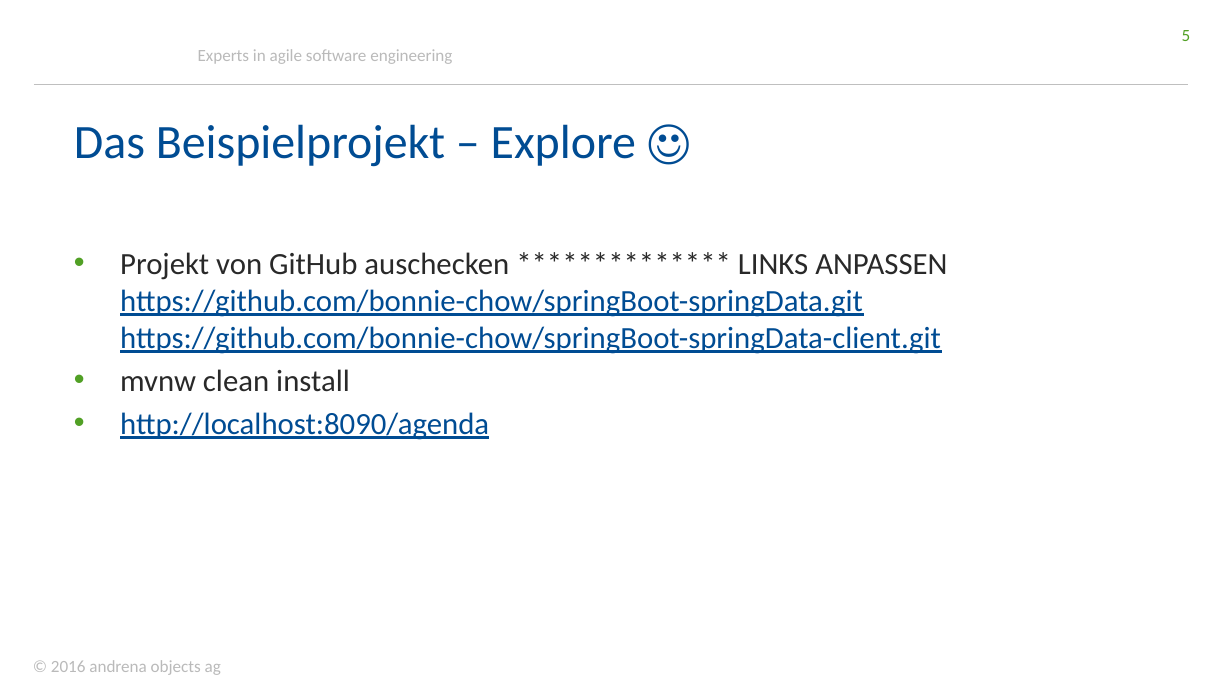
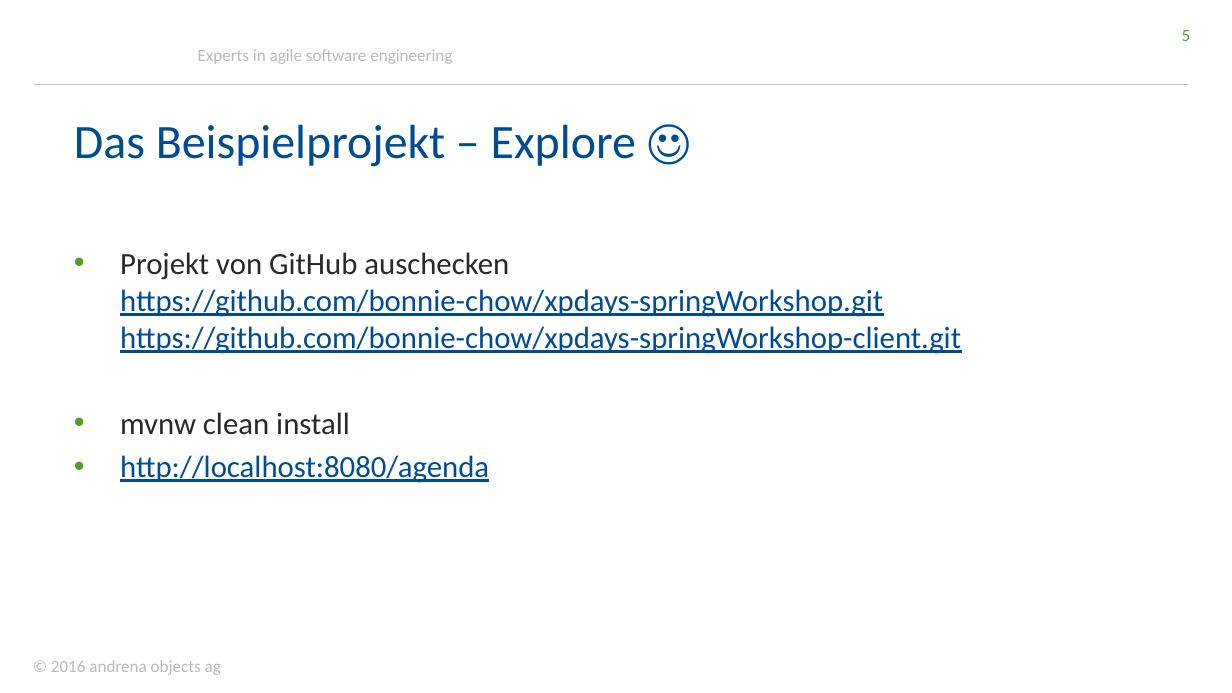
Before and after one commit to stklqt/oop-springboot-springdata-server, a slide deck: slide 5 of slidesXPDays.pptx. Drawn at 1232x693 pixels with LibreOffice and Linux fonts; fonts in the diff are those of the drawing; background and template pictures are left out. Boxes give left, top, right and bottom in pixels: in the first picture for what was removed or moved away, otherwise in the second. Text is boxed around its words. In the diff, an @@ line names an element or a change of style, - is before the commit and + after.

Commit message:
slides for xpdays

```diff
--- a/slidesXPDays.pptx
+++ b/slidesXPDays.pptx
@@ text at (120, 252, 961, 354): text changed @@
-• Projekt von GitHub auschecken ************** LINKS ANPASSEN
-  https://github.com/bonnie-chow/springBoot-springData.git
-  https://github.com/bonnie-chow/springBoot-springData-client.git
+• Projekt von GitHub auschecken
+  https://github.com/bonnie-chow/xpdays-springWorkshop.git
+  https://github.com/bonnie-chow/xpdays-springWorkshop-client.git
@@ text at (120, 455, 489, 483): text changed @@
-• http://localhost:8090/agenda
+• http://localhost:8080/agenda
```
